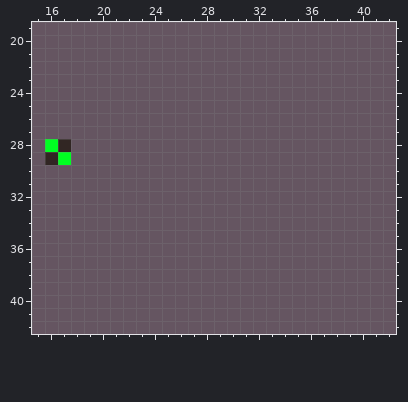
File history of a pixel-art file, Assets/AngeliA Game/Artwork/Character/General.ase. Above is the file before it was changed.
512x512 pixels, 1 frame. Colours within 5 levels of each other are drawn and written as one. Shown: x 15..42, y 19..42.
The result:
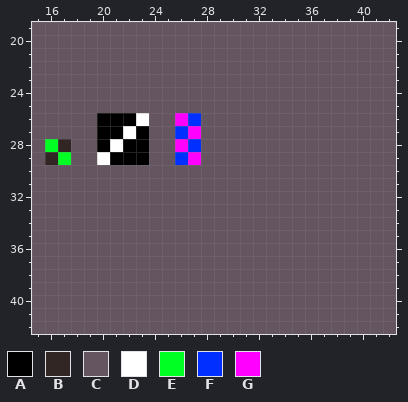
Palette (. is transparent): A #000000  B #312623  C #655561  D #ffffff  E #00ff22  F #0030ff  G #ff00ff
Change:
Layer "@Meta #z=0 #pivotY=0":
y 26: x 20..23 CCCC -> AAAD; x 26..27 CC -> GF
y 27: x 20..23 CCCC -> AADA; x 26..27 CC -> FG
y 28: x 20..23 CCCC -> ADAA; x 26..27 CC -> GF
y 29: x 20..23 CCCC -> DAAA; x 26..27 CC -> FG
